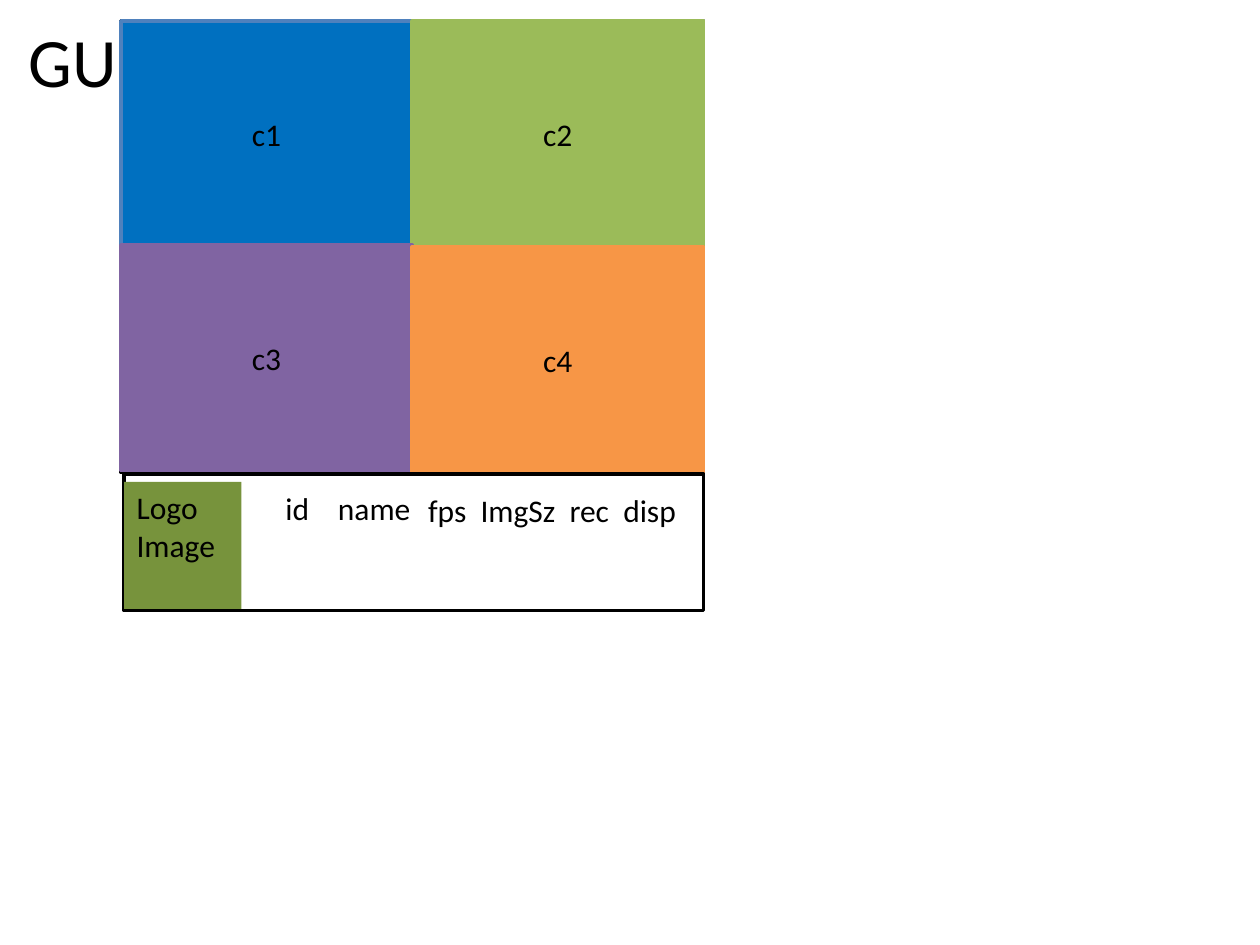
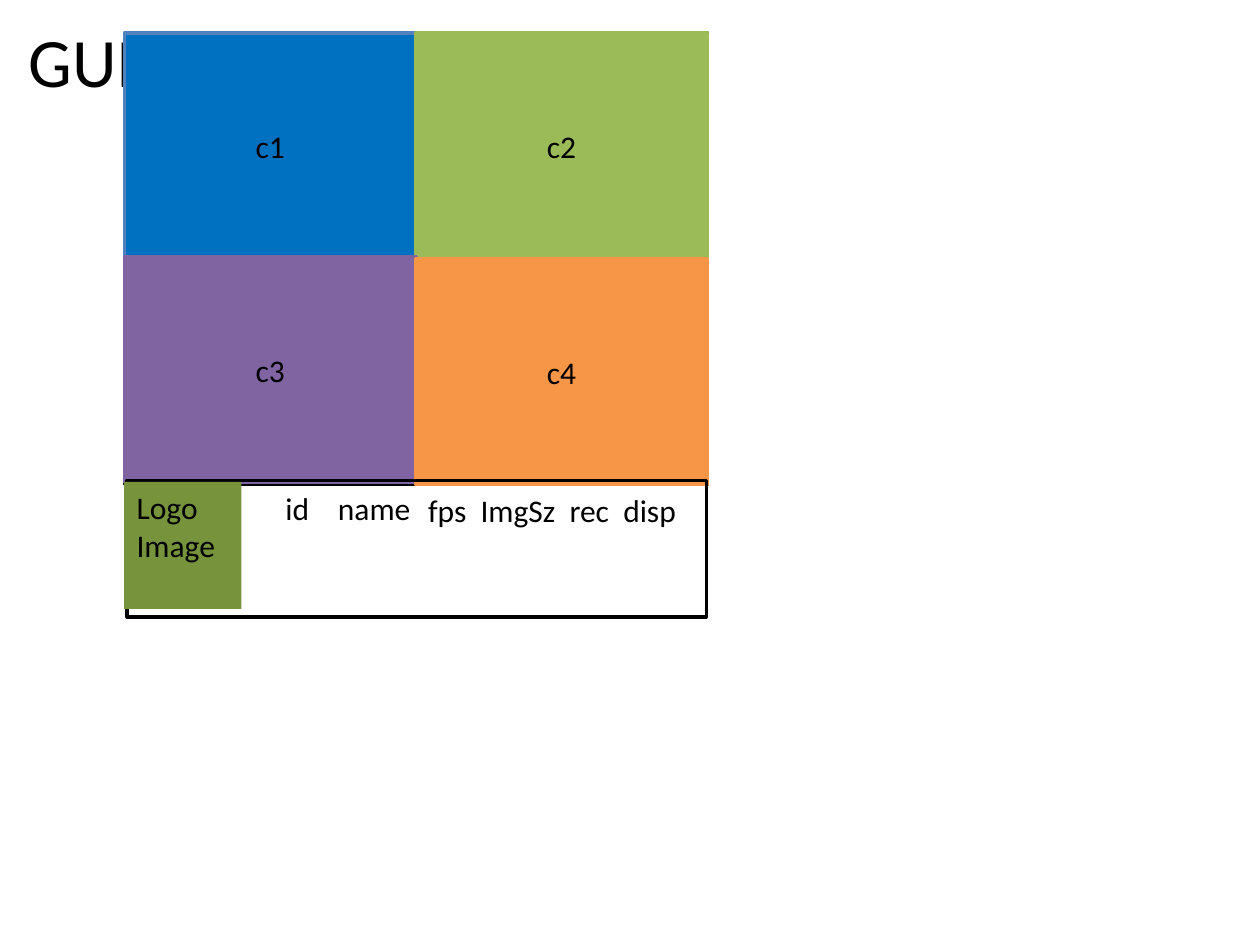
Before and after one commit to shunguang/xEyes, a slide deck: slide 7 of doc/xEyes-overview_v0.pptx. Drawn at 1260x945 pixels with LibreOffice and Linux fonts; fonts in the diff are those of the drawing. Boxes give left, top, right and bottom in pixels: in the first picture for what was removed or moved away, otherwise in the second. Text is boxed around its words. In the diff, an @@ line names an element or a change of style, - is before the commit and + after.

```diff
--- a/doc/xEyes-overview_v0.pptx
+++ b/doc/xEyes-overview_v0.pptx
@@ 4 rectangles: place and size @@
-4 rectangles at (121, 21, 703, 472)
+4 rectangles at (125, 33, 707, 484)
@@ rectangle "c3": place and size @@
-rectangle "c3" at (121, 244, 412, 470)
+rectangle "c3" at (125, 257, 416, 483)
@@ rectangle: place and size @@
-rectangle at (125, 474, 704, 610)
+rectangle at (127, 480, 707, 616)
```
Also in this commit, not shown: 1 other slide changed, 2 other files.
